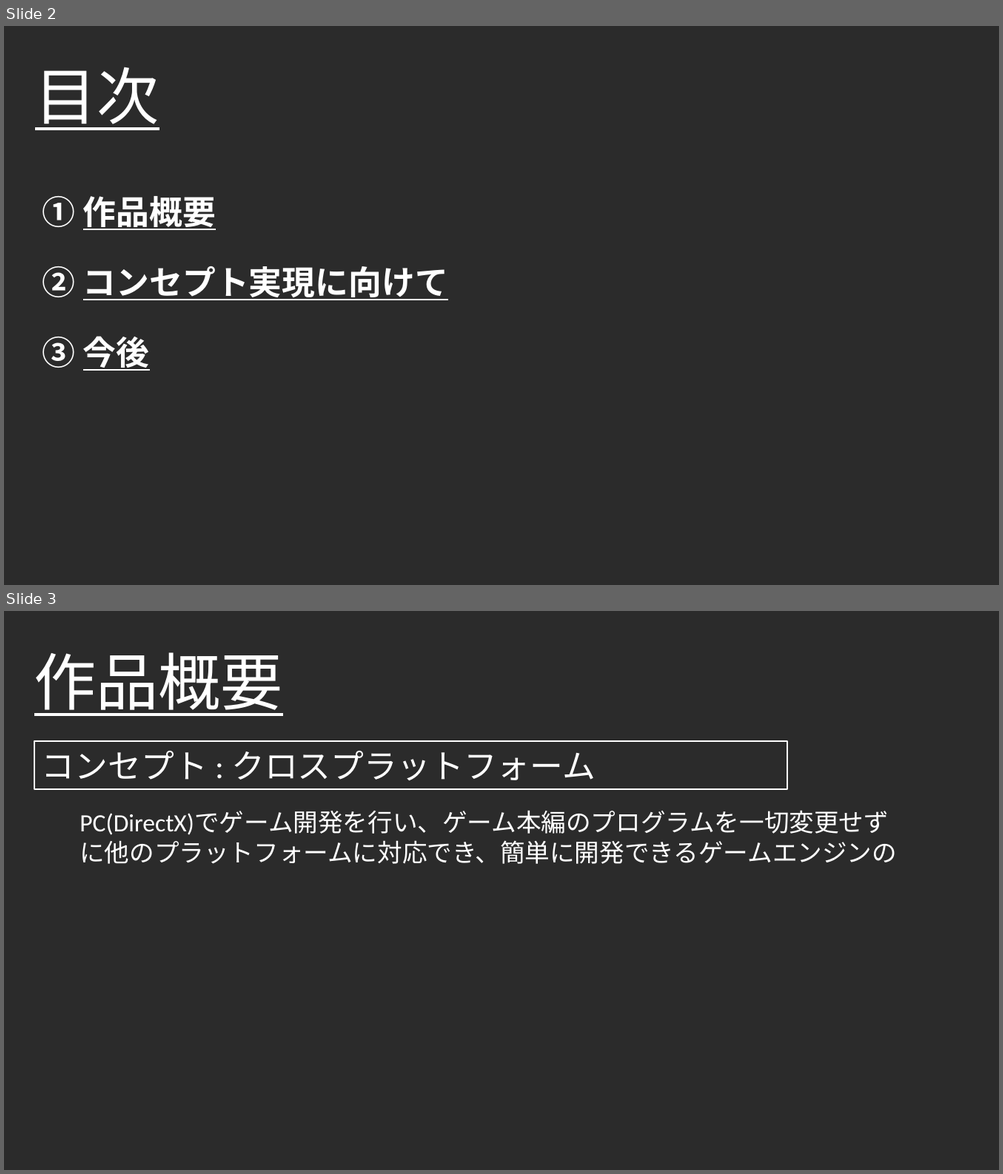
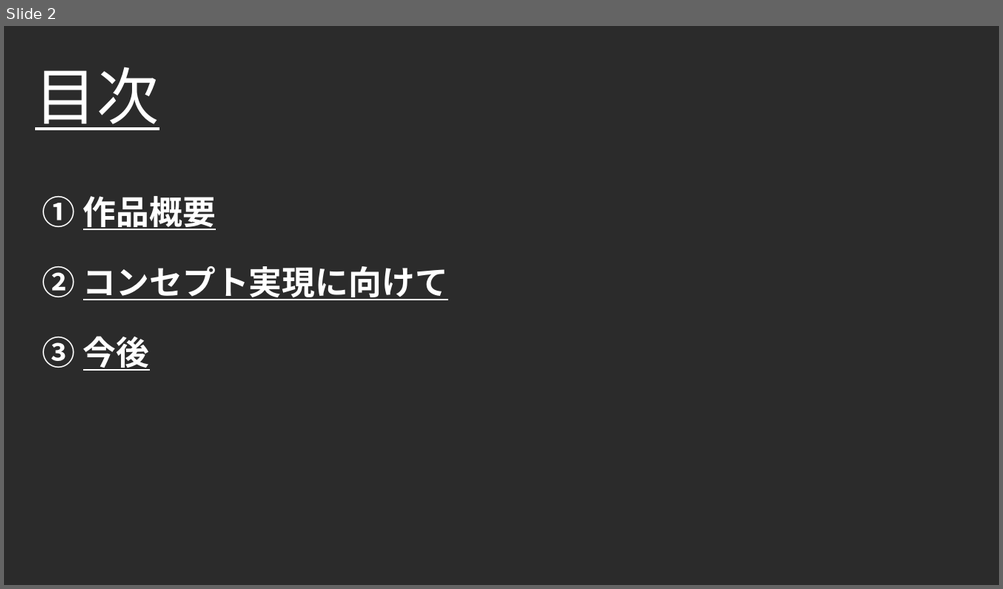
Before and after one commit to Takeshi0106/Action_Game, a slide deck: 就職作品概要資料.pptx. Shown one above the other, each under a label of ours: slides 2 and 3 before the commit, slide 2 after it. The pictures are 1003x1174 and 1003x589 pixels, drawn with LibreOffice and Linux fonts; fonts in the diff are those of the drawing; background and template pictures are left out; a plain dark background stands for a picture behind light text. Boxes give left, top, right and bottom in pixels: in the first picture for what was removed or moved away, otherwise in the second. Text is boxed around its words. In the diff, an @@ line names an element or a change of style, - is before the commit and + after.

```diff
--- a/就職作品概要資料.pptx
+++ b/就職作品概要資料.pptx
@@ slide 3 removed at (4, 611, 999, 1170), background picture (left out) @@
@@ title removed at (34, 652, 283, 716) @@
-作品概要
@@ rectangle removed at (34, 741, 788, 789) @@
-コンセプト : クロスプラットフォーム
@@ text removed at (79, 812, 896, 864) @@
-PC(DirectX)でゲーム開発を行い、ゲーム本編のプログラムを一切変更せずに他のプラットフォームに対応でき、簡単に開発できるゲームエンジンの
```
Also in this commit, not shown: 6 other slides changed, 2 slides added, 2 other slides removed, 1 other file.
